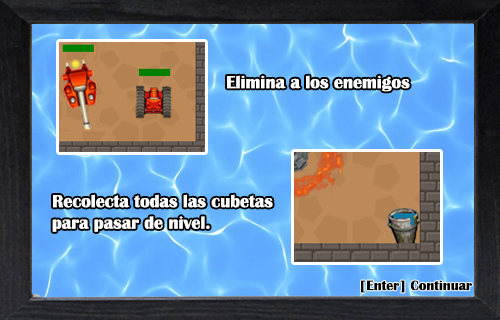
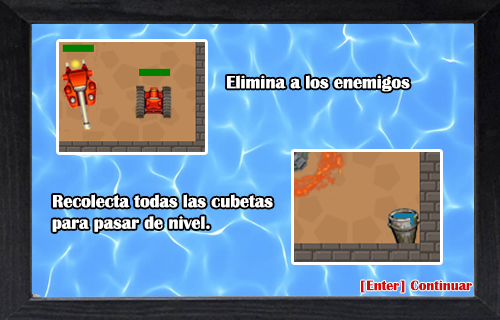
The second (500, 320) image is a revision of the first. Changes to its layers:
painted on "[Enter] Continuar" over [361, 280, 472, 293]
